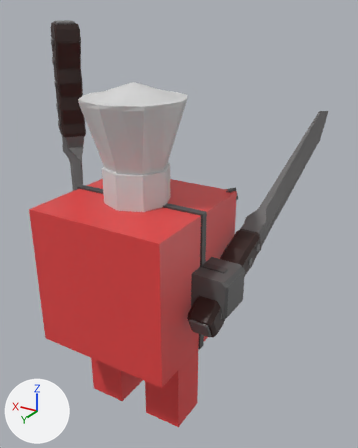
Before and after pictures for a commit that changed the Blender file Assets/Blender/Joe.blend.
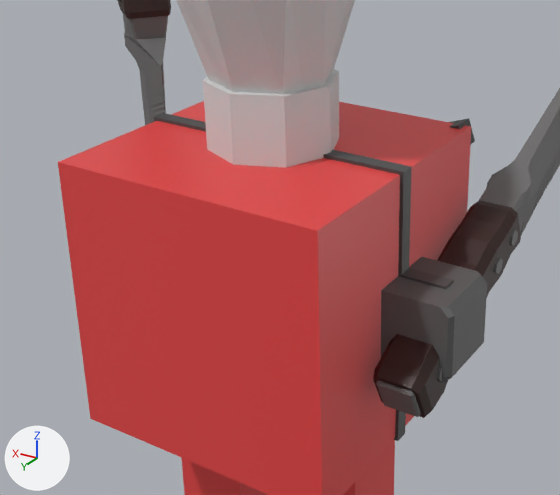
Old and new are each drawn whole from a 50 mm camera at (-3.71, 5.11, 5.68) aimed at (0.26, -1.51, 2.37) and again close up on the part from 0% to 79% of the width and 29% to 84% of the height. Lighting does not change. The marker at lower left points along +X, +Y and +Z.

The first close-up shows 'Cylinder.007', 'Cylinder.008', 'Knife', 'Knife.001', 'cubo', 'mao_mecanica', 'perna_dir', 'perna_esq', 'suspensorio_meio'.
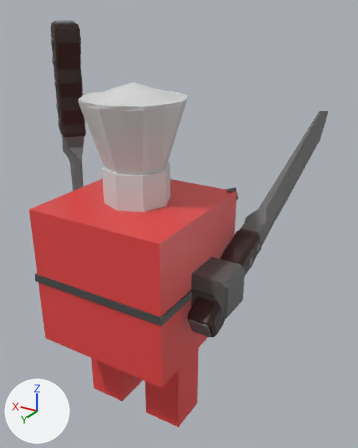
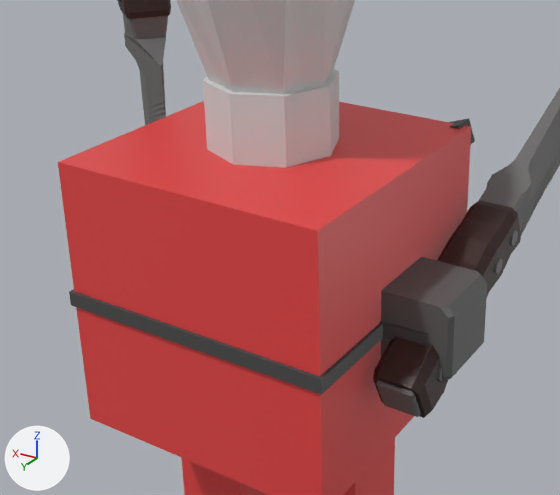
Where the newer file only moved an object's origin or applied its transform, the numbers keep the older frame.

The change, as a diff of the scene's bpy script:
```diff
--- a/Assets/Blender/Joe.blend.py
+++ b/Assets/Blender/Joe.blend.py
@@ ob_mao_mecanica @@
 ob_mao_mecanica.location = (-1.05, 0.0, 2.34)
+ob_mao_mecanica.rotation_euler = (1.571, 0.0, 0.0)  # degrees (90, 0, 0)
@@ ob_cubo @@
 ob_cubo.location = (0.0, 0.0, 2.33)
+ob_cubo.rotation_euler = (1.571, 0.0, 0.0)  # degrees (90, 0, 0)
```

Boxes (x1, y1, x2, y2) around the edits, measured in the close-ups (560 x 495 px):
'cubo', turned
    both: (58, 101, 471, 495)
'mao_mecanica', turned
    both: (381, 257, 487, 382)
'suspensorio_meio', reshaped
    before: (154, 113, 412, 441)
    after: (69, 289, 383, 395)
'Cube.007', reshaped
    before: (398, 268, 453, 289)
    after: (380, 320, 429, 346)
